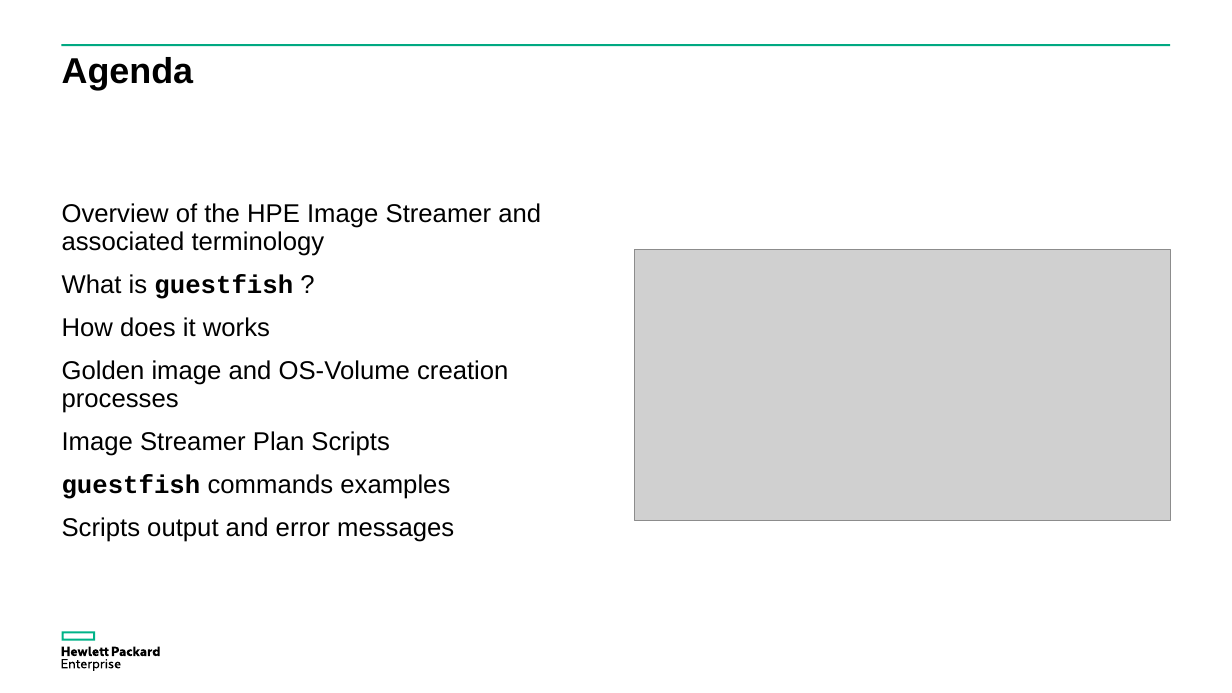
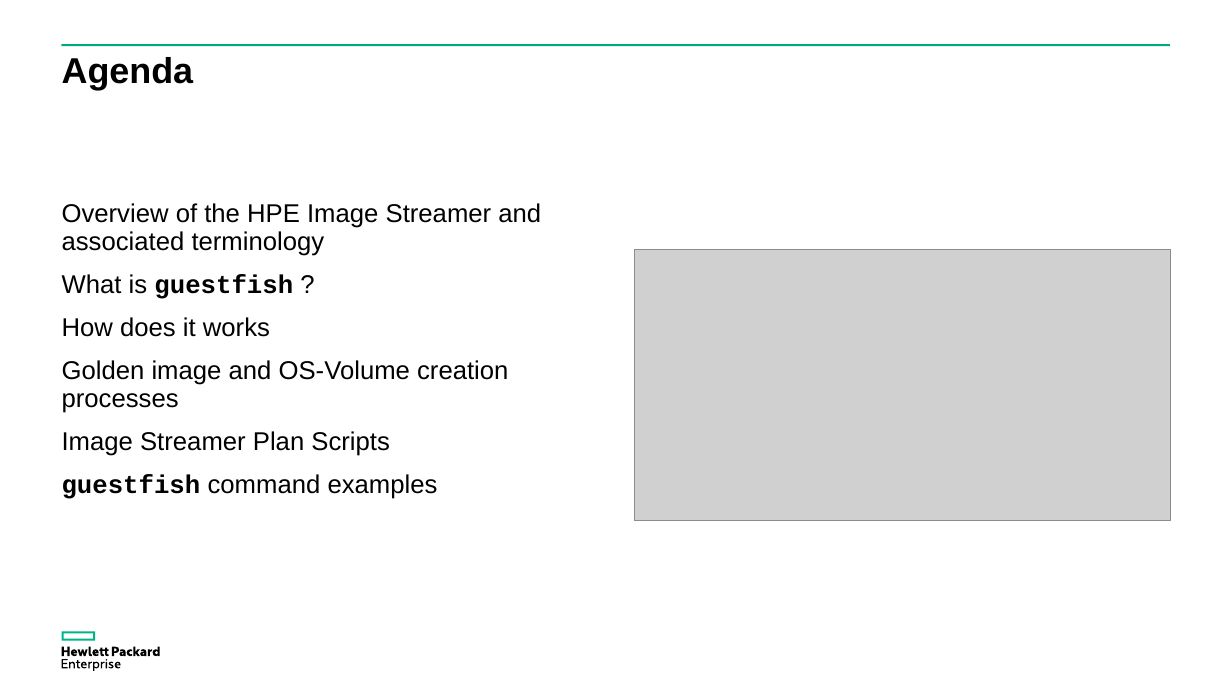
Before and after one commit to donzef/image-streamer-linux, a slide deck: slide 2 of docs/Guestfish-and-ImageStreamer.ppsx. Drawn at 1232x693 pixels with LibreOffice and Linux fonts; fonts in the diff are those of the drawing; grey boxes stand for pictures. Boxes give left, top, right and bottom in pixels: in the first picture for what was removed or moved away, otherwise in the second. Text is boxed around its words. In the diff, an @@ line names an element or a change of style, - is before the commit and + after.

```diff
--- a/docs/Guestfish-and-ImageStreamer.ppsx
+++ b/docs/Guestfish-and-ImageStreamer.ppsx
@@ text at box(62, 474, 438, 499): text changed @@
-guestfish commands examples
-Scripts output and error messages
+guestfish command examples
```
Also in this commit, not shown: 14 other slides changed, 2 slides added, 1 slide removed, 2 other files.
